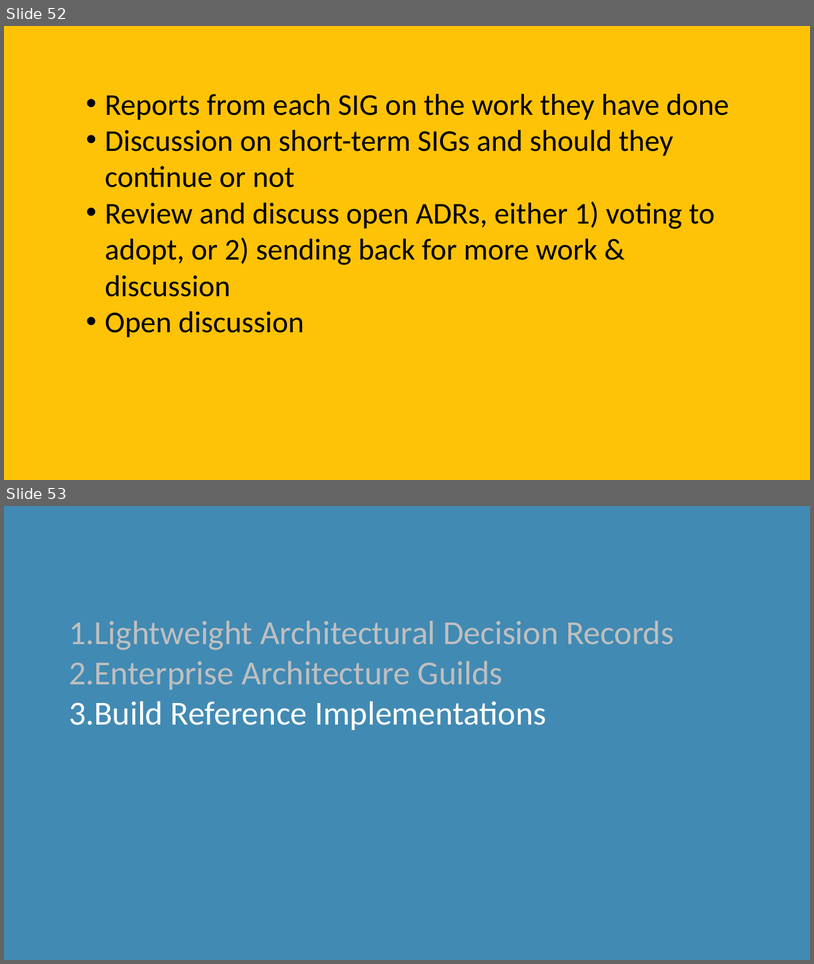
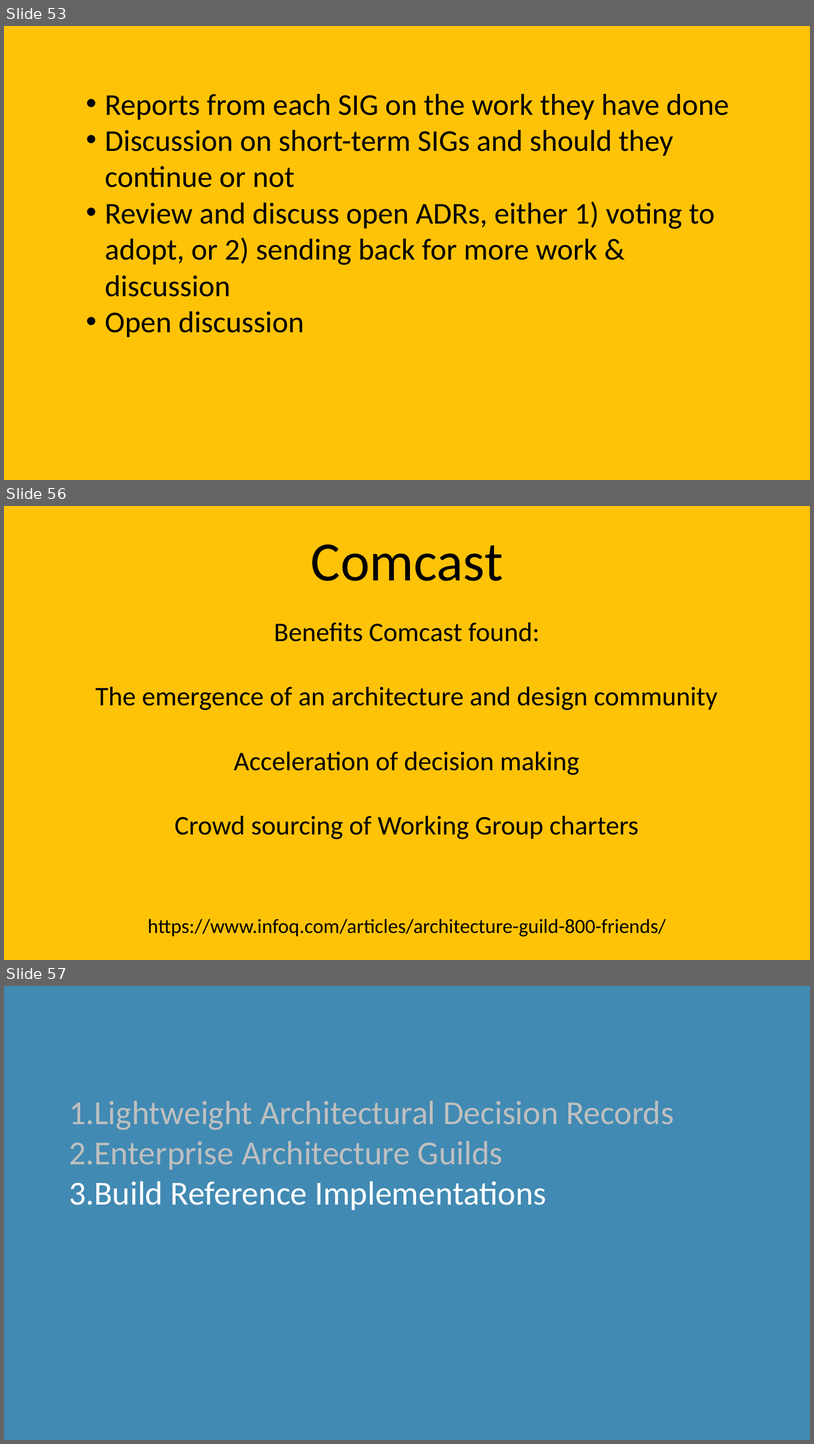
Before and after one commit to davidaayers/comm-and-doc-arch-decisions, a slide deck: comm-and-doc-arch-decisions-60-min.pptx. Shown one above the other, each under a label of ours: slides 52 and 53 before the commit, slides 53, 56 and 57 after it; the slides between them are not shown. The pictures are 814x964 and 814x1444 pixels, drawn with LibreOffice and Linux fonts; fonts in the diff are those of the drawing. Boxes give left, top, right and bottom in pixels: in the first picture for what was removed or moved away, otherwise in the second. Text is boxed around its words. In the diff, an @@ line names an element or a change of style, - is before the commit and + after.

```diff
--- a/comm-and-doc-arch-decisions-60-min.pptx
+++ b/comm-and-doc-arch-decisions-60-min.pptx
@@ slide 56 added at [4,506,810,960], background #FEC306 @@
@@ title added at [311,544,503,581], 66 pt, text #000000 @@
+Comcast
@@ text added at [95,622,718,839], 32 pt, text #000000 @@
+Benefits Comcast found:
+The emergence of an architecture and design community
+Acceleration of decision making
+Crowd sourcing of Working Group charters
@@ text added at [148,918,666,936], 24 pt, text #000000 @@
+https://www.infoq.com/articles/architecture-guild-800-friends/
@@ what was slide 52 is now slide 53 @@
@@ what was slide 53 is now slide 57 @@
```
Also in this commit, not shown: 2 slides changed, 4 other slides added, 1 other file.
